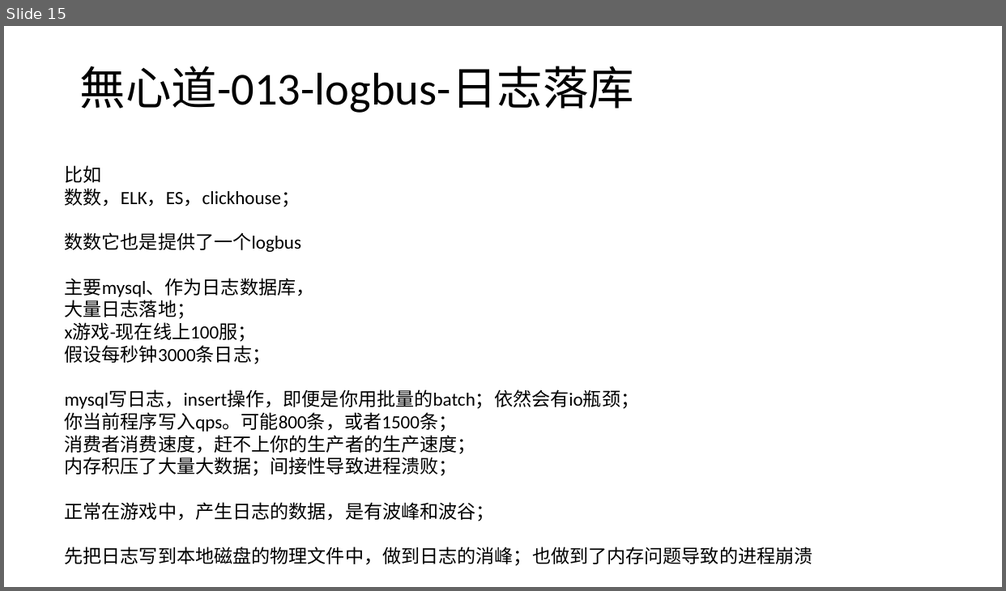
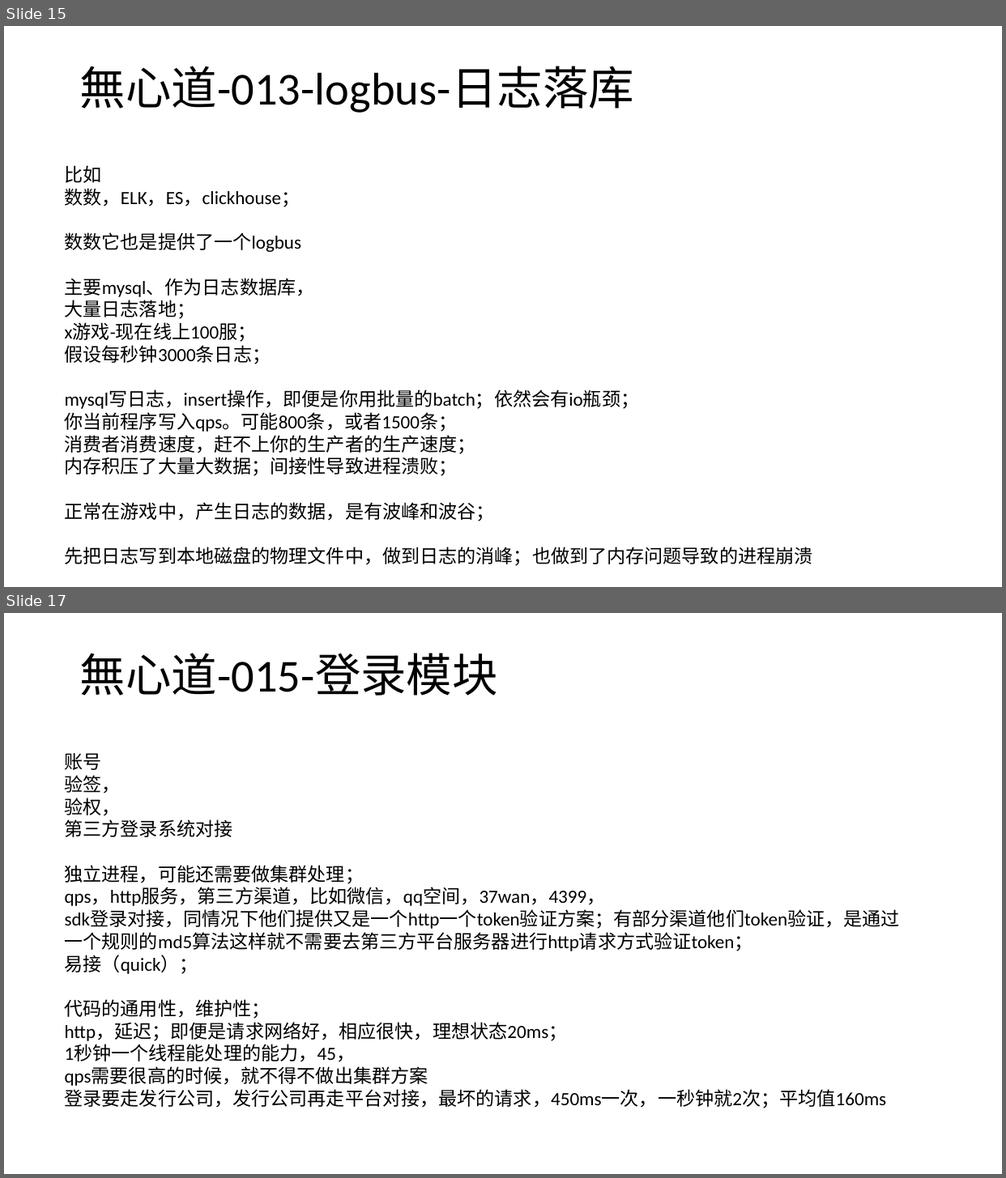
Before and after one commit to wxd-gaming/wxdgaming.boot, a slide deck: 無心道快速开发演示文稿.pptx. Shown one above the other, each under a label of ours: slide 15 before the commit, slides 15 and 17 after it; the slides between them are not shown. The pictures are 1006x591 and 1006x1178 pixels, drawn with LibreOffice and Linux fonts; fonts in the diff are those of the drawing. Boxes give left, top, right and bottom in pixels: in the first picture for what was removed or moved away, otherwise in the second. Text is boxed around its words. In the diff, an @@ line names an element or a change of style, - is before the commit and + after.

```diff
--- a/無心道快速开发演示文稿.pptx
+++ b/無心道快速开发演示文稿.pptx
@@ slide 17 added at (x1=4, y1=613, x2=1002, y2=1174), background #FFFFFF @@
@@ title added at (x1=80, y1=653, x2=498, y2=696), 44 pt, text #000000 @@
+無心道-015-登录模块
@@ text added at (x1=65, y1=753, x2=900, y2=1109), 18 pt, text #000000 @@
+账号
+验签，
+验权，
+第三方登录系统对接
+独立进程，可能还需要做集群处理；
+qps，http服务，第三方渠道，比如微信，qq空间，37wan，4399，
+sdk登录对接，同情况下他们提供又是一个http一个token验证方案；有部分渠道他们token验证，是通过一个规则的md5算法这样就不需要去第三方平台服务器进行http请求方式验证token；
+易接（quick）；
+代码的通用性，维护性；
+http，延迟；即便是请求网络好，相应很快，理想状态20ms；
+1秒钟一个线程能处理的能力，45，
+qps需要很高的时候，就不得不做出集群方案
+登录要走发行公司，发行公司再走平台对接，最坏的请求，450ms一次，一秒钟就2次；平均值160ms
```
Also in this commit, not shown: 1 slide changed, 4 other slides added.
